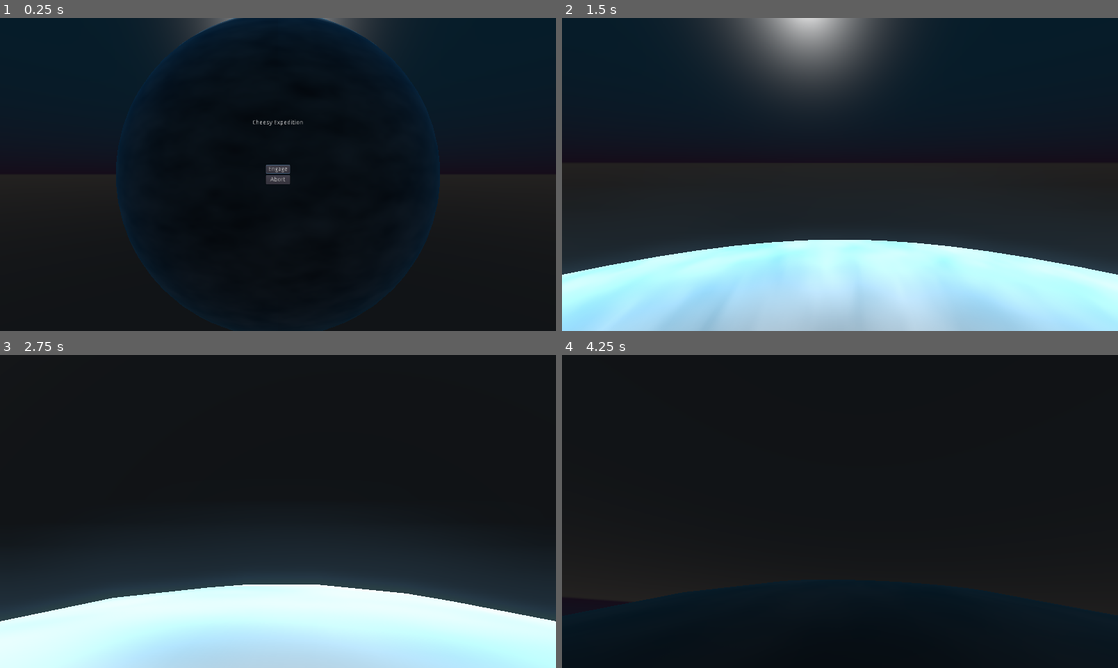
Above: before the commit, frames 1-4 (two rows, left to right).
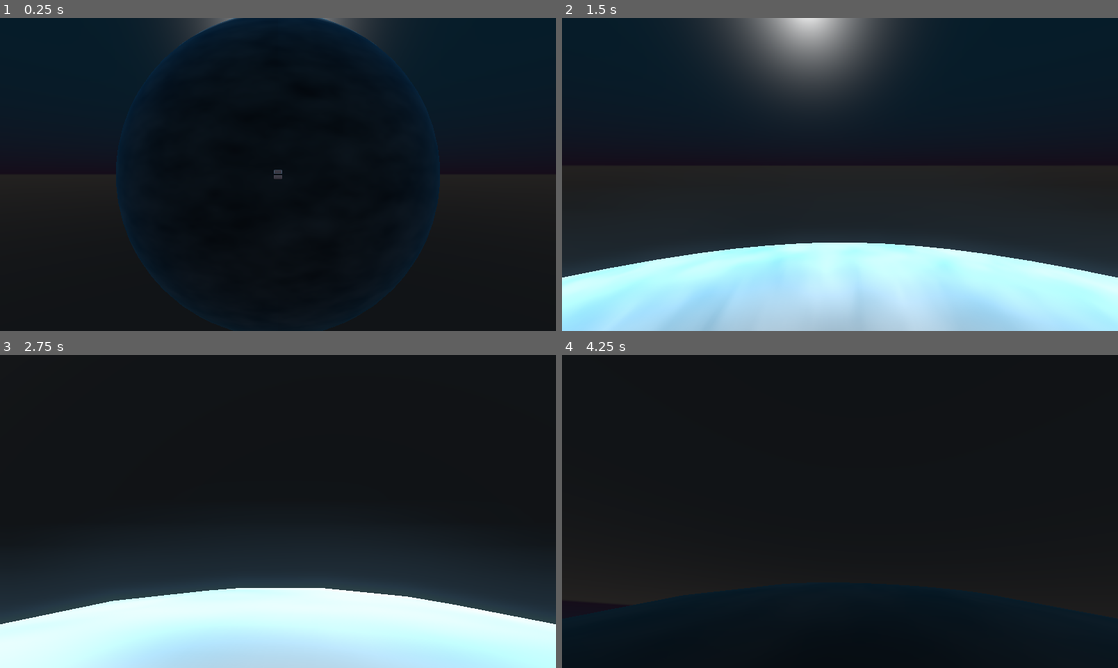
Above: after the commit, the same moments.

Repository: Niemi-Bros-Entertainment/Godot-Wild-Jam-48
Game: Godot game, scene res://Scenes/Title.tscn
Same seed, same stepped clock (60 frames per second), same inputs: the game is played once before the commit and once after it.
Inputs (mouse positions are in pixels of both pictures, inside the frame that each line leads up to):
- Up to frame 1 (0.25 s): no input
- Up to frame 2 (1.5 s): click "Engage" at 0.5 s; tap Enter at 1.25 s; move the mouse to (867, 174) at 1.27 s; press the mouse at (867, 174) at 1.28 s; hold W (move_forward) from 1.28 s (still down)
- Up to frame 3 (2.75 s): keep holding W (move_forward); move the mouse to (250, 511) at 2.02 s; release the mouse at (250, 511) at 2.03 s; click (250, 511) at 2.1 s
- Up to frame 4 (4.25 s): keep holding W (move_forward); move the mouse to (851, 505) at 2.77 s; press the mouse at (851, 505) at 2.78 s; move the mouse to (834, 517) at 3.52 s; release the mouse at (834, 517) at 3.53 s; click (834, 517) at 3.6 s

The runs differ from the first frame. In frame 1, 0.3% of the frame differs, in the area x 45-55%, y 32-54%; in frame 2, 0.9%; in frame 3, 1.0%, in the area x 0-100%, y 73-86%; in frame 4, less than 0.1%.

Commit message:
Imported and setup a font
-updated default font in project settings

Diff:
--- /dev/null
+++ b/Godot-Wild-Jam-48-Project/Fonts/DefaultDynamicFont.tres
@@ -0,0 +1,9 @@
+[gd_resource type="DynamicFont" load_steps=2 format=2]
+
+[ext_resource path="res://Fonts/stardate-81316-font/Stardate81316-aolE.ttf" type="DynamicFontData" id=1]
+
+[resource]
+size = 48
+use_mipmaps = true
+use_filter = true
+font_data = ExtResource( 1 )
--- a/Godot-Wild-Jam-48-Project/Scenes/Title.tscn
+++ b/Godot-Wild-Jam-48-Project/Scenes/Title.tscn
@@ -22,20 +22,20 @@
 alignment = 1
 
 [node name="PlayButton" type="Button" parent="VBoxContainer"]
-margin_top = 518.0
-margin_right = 56.0
+margin_top = 484.0
+margin_right = 107.0
 margin_bottom = 538.0
 text = "Engage"
 script = ExtResource( 1 )
 
 [node name="QuitButton" type="Button" parent="VBoxContainer"]
 margin_top = 542.0
-margin_right = 56.0
-margin_bottom = 562.0
+margin_right = 107.0
+margin_bottom = 596.0
 text = "Abort"
 script = ExtResource( 2 )
 
-[node name="Label" type="Label" parent="."]
+[node name="Title" type="Label" parent="."]
 anchor_right = 1.0
 anchor_bottom = 0.67
 text = "Cheesy Expedition"
--- a/Godot-Wild-Jam-48-Project/project.godot
+++ b/Godot-Wild-Jam-48-Project/project.godot
@@ -44,6 +44,7 @@
 
 common/drop_mouse_on_gui_input_disabled=true
 theme/custom="res://DefaultTheme.tres"
+theme/custom_font="res://Fonts/DefaultDynamicFont.tres"
 
 [input]
 
Not shown, added: Godot-Wild-Jam-48-Project/Fonts/stardate-81316-font/info.txt
